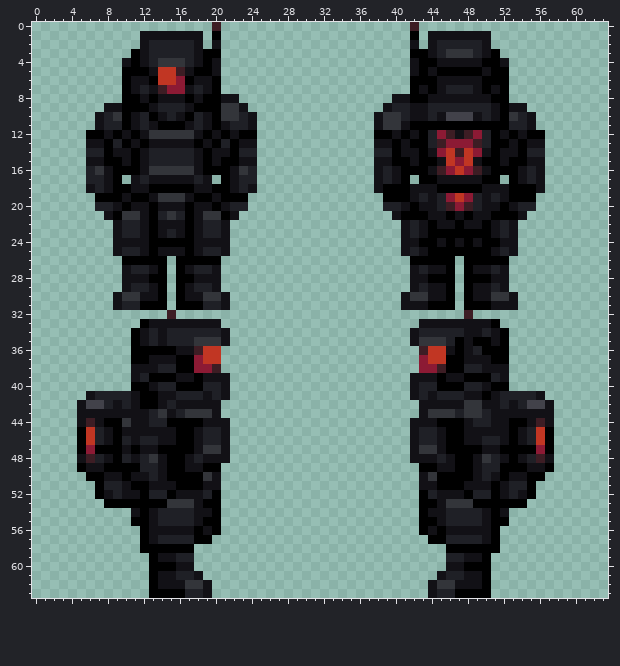
Two versions of one pixel-art sprite, Resources/Textures/Imperial/Modsuits/Clothing/OuterClothing/sstcmd.rsi/equipped-OUTERCLOTHING.png. Above is the file before it was changed.
The file is 64x64 pixels. Colours within 5 levels of each other are drawn and written as one.
Once edited:
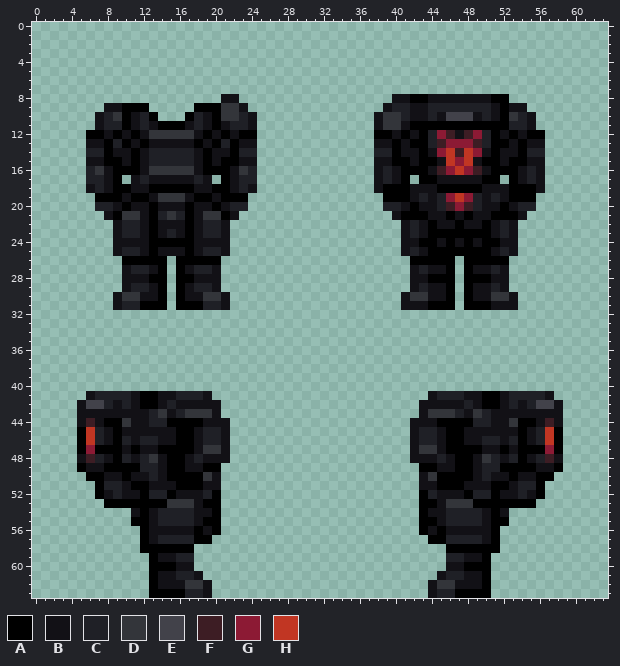
Palette (. is transparent): A #000000  B #121116  C #1f2026  D #33353a  E #42424a  F #3d1d24  G #8c1a34  H #c13623
What changed:
@@ x 0..63 @@
- 0 ....................F.....................F.....................
- 1 ............BBBBBBB.A.....................A.BBBBBBB.............
- 2 ............BCCCCCB.B.....................B.BCCCCCB.............
- 3 ...........ABCCCCCBAA.....................AABCDDDCBA............
- 4 ..........BABCDDDCBAB.....................BAABBBBBAAB...........
- 5 ..........AAABHHFBAAB.....................BABAAAAABAA...........
- 6 ..........ABBAHHGABBA.....................AAABBBBBAAA...........
- 7 ..........ABCBFGGBCBA.....................ABABCCCBABA...........
- 8 ..........AABABBBABAABB.................BBAABBBBBBBAA...........
- 9 ........BBAAABCCCBAAADDB...............BCCBBCCCCCCCBABB.........
-10 .......BCDABCABCBACBADDCB.............BDDCBBCBEEEBCBADCB........
+ 0 ................................................................
+ 1 ................................................................
+ 2 ................................................................
+ 3 ................................................................
+ 4 ................................................................
+ 5 ................................................................
+ 6 ................................................................
+ 7 ................................................................
+ 8 .....................BB.................BBAABBBBBBBAA...........
+ 9 ........BBAAA.....AAADDB...............BCCBBCCCCCCCBABB.........
+10 .......BCDABCA...ACBADDCB.............BDDCBBCBEEEBCBADCB........
 11 .......BCCABCBAAABCBABCCB.............BDDBAAAAAAAAAAACCB........
@@ x 0..63 @@
 31 .........BCCAAA.AAACCB...................BBBAAA.AAABBB..........
-32 ...............F................................F...............
-33 ............ABBBBBBBB......................BBBBBBBBA............
-34 ...........ABCBCCCCCCB....................BCCCCCBBCBA...........
-35 ...........ABCBCCCDDDB....................BDDDCABAABA...........
-36 ...........AAAAABBFHH......................FHHBABCAAA...........
-37 ...........AABBBAAGHH......................GHHAABBBAA...........
-38 ...........BBBCCAAGGF......................GGFAACCBBB...........
-39 ...........BCAAABBABBB....................BBBABBAAACB...........
-40 ...........AABCCAAACCB....................BCCAAACCBAA...........
-41 ......BCCCCBAABBCCCBCB....................BCBCCCBBABCCCCB.......
-42 .....BEECBCBAABCBBBBB......................BBBBBDDBBCBCEEB......
-43 .....BBBBBBBBCDBCDDDB......................BDDDCDDCBBBBBBB......
-44 .....BFBAADBBCCAAAABBB....................BBBAAABCCBBAABFB......
-45 .....AHCBABBBBBBAABCCB....................BCCBAABBBBBABCHA......
-46 .....AHCBACBCCBBAABCCB....................BCCBAABBCCBABCHA......
-47 .....AGAAABABBAAAABDDB....................BDDBAAAABBAAAAGA......
-48 .....BFCBACBCDBAABCBBB....................BBBCBAABDCBABCFB......
-49 .....ABBAAAACCBAABBAA......................AABBAABCCAAABBA......
-50 ......AABBABBCBAAAADB......................BDAAAABCBABBAA.......
-51 .......ACCBAABBBAAABB......................BBAAABBBABCCA........
-52 .......ABCBBACCABBBCA......................ACBBBACCABCBA........
-53 ........AAAAAAADDDBAA......................AABDDDAAAAAA.........
+32 ................................................................
+33 ................................................................
+34 ................................................................
+35 ................................................................
+36 ................................................................
+37 ................................................................
+38 ................................................................
+39 ................................................................
+40 ................................................................
+41 ......BCCCCBAABBCCCB........................BCCCBBAABCCCCB......
+42 .....BEECBCBAABCBBBBB......................BBBBBCBAABCBCEEB.....
+43 .....BBBBBBBBCDBCDDDB......................BDDDCBDCBBBBBBBB.....
+44 .....BFBAADBBCCAAAABBB....................BBBAAAACCBBDAABFB.....
+45 .....AHCBABBBBBBAABCCB....................BCCBAABBBBBBABCHA.....
+46 .....AHCBACBCCBBAABCCB....................BCCBAABBCCBCABCHA.....
+47 .....AGAAABABBAAAABDDB....................BDDBAAAABBABAAAGA.....
+48 .....BFCBACBCDBAABCBBB....................BBBCBAABDCBCABCFB.....
+49 .....ABBAAAACCBAABBAA......................AABBAABCCAAAABBA.....
+50 ......AABBABBCBAAAADB......................BDAAAABCBBABBAA......
+51 .......ACCBAABBBAAABB......................BBAAABBBAABCCA.......
+52 .......ABCBBACCABBBCA......................ACBBBACCABBCBA.......
+53 ........AAAAAAADDDBAA......................AABDDDAAAAAAA........
 54 ...........BABCCCCBBA......................ABBCCCCBAB...........
Where, in picture pixels (left, top, right, bottom), the same in both pictures:
erased: (122, 22, 221, 121)
erased: (410, 22, 509, 94)
erased: (131, 310, 230, 400)
changed: (410, 310, 563, 508)
